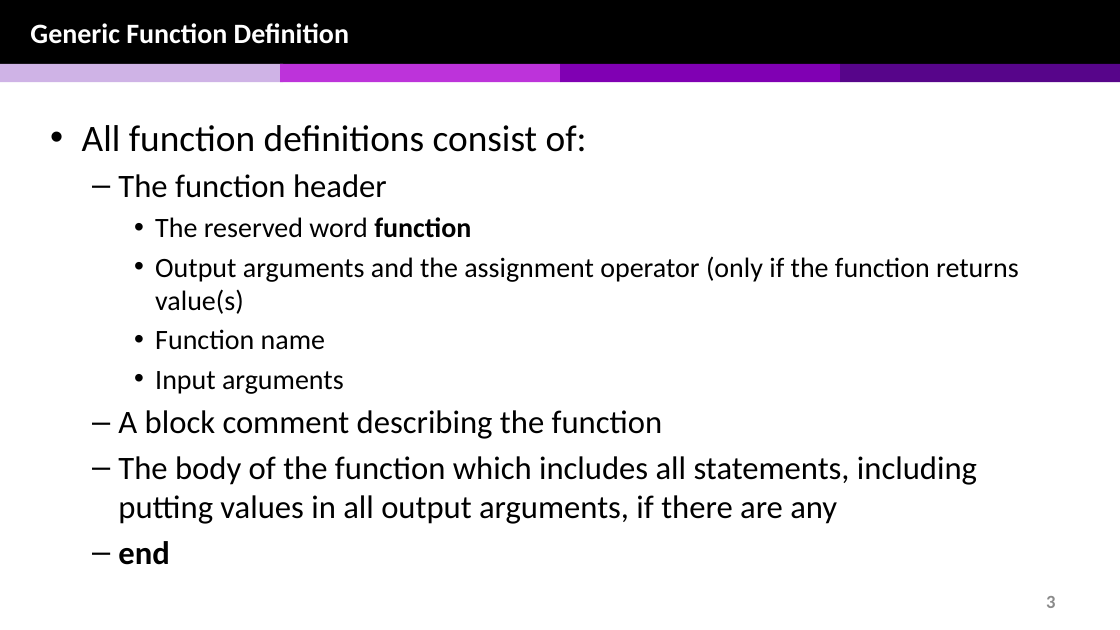
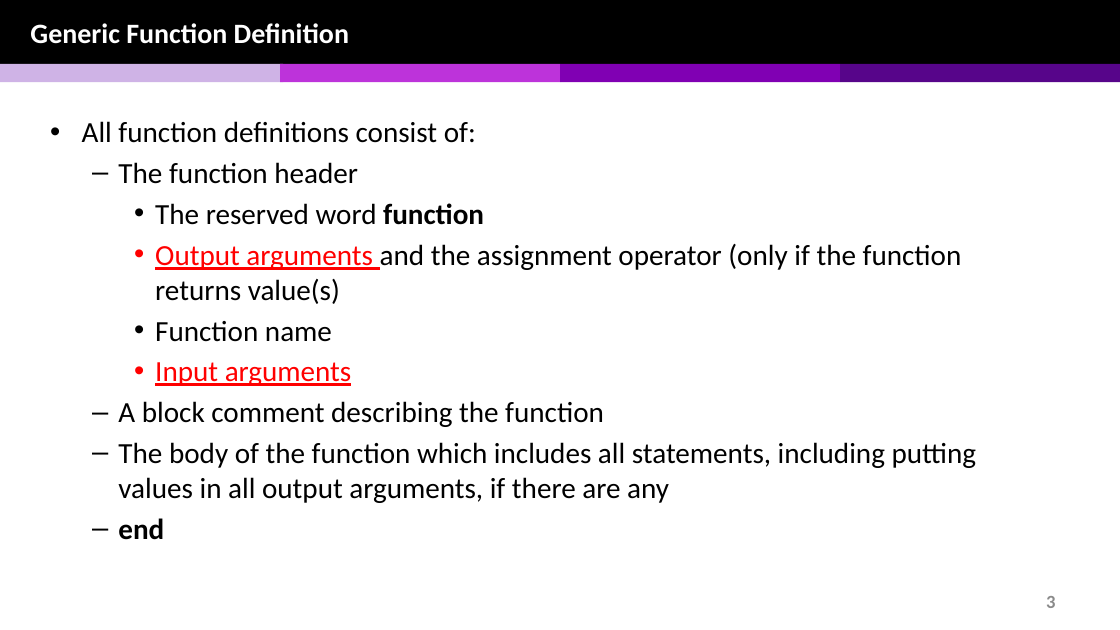
Before and after one commit to chulminy/AE_ENVE_GEOE_121, a slide deck: slide 3 of lecture/function/function_v1.pptx. Drawn at 1120x630 pixels with LibreOffice and Linux fonts; fonts in the diff are those of the drawing. Boxes give left, top, right and bottom in pixels: in the first picture for what was removed or moved away, otherwise in the second. Text is boxed around its words. In the diff, an @@ line names an element or a change of style, - is before the commit and + after.

```diff
--- a/lecture/function/function_v1.pptx
+++ b/lecture/function/function_v1.pptx
@@ text "All function definitions consist of:" at (82, 121, 977, 503): size 32 to 25 pt in "All function definitions consist of:"; size 28 to 25 pt in "The function header", "A block comment describing the function", "The body of the function which includes ...", "end"; size 24 to 25 pt in "The reserved word function", "Output arguments and the assignment operator (only ...", "Function name", "Input arguments"; text colour #000000 to #FF0000, underline on in "Output arguments", "Input arguments"; less space between paragraphs @@
```
Also in this commit, not shown: 6 other slides changed, 17 other files.
